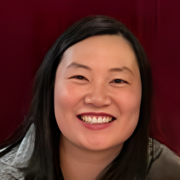
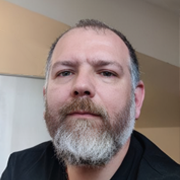
Layer changes from the first 180x180 image to the second:
added group "Group 1" with 3 layers above "Layer 3" over <box>0,0,180,180</box>
added layer "Layer 4 copy" in group "Group 1" over <box>161,0,180,10</box>
added layer "Layer 4 copy 2" in group "Group 1" over <box>0,0,180,180</box>
hid "Layer 3" over <box>0,0,180,180</box>
